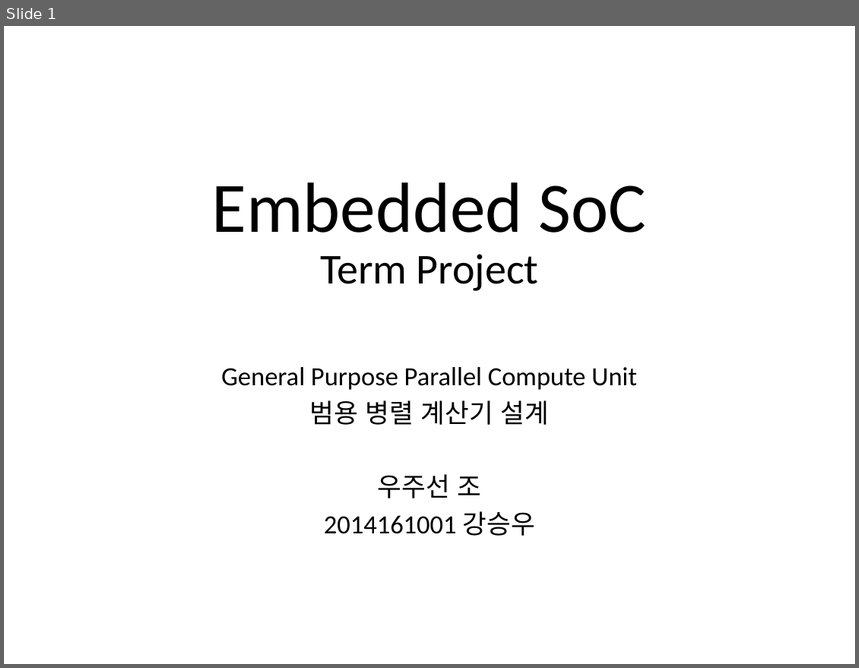
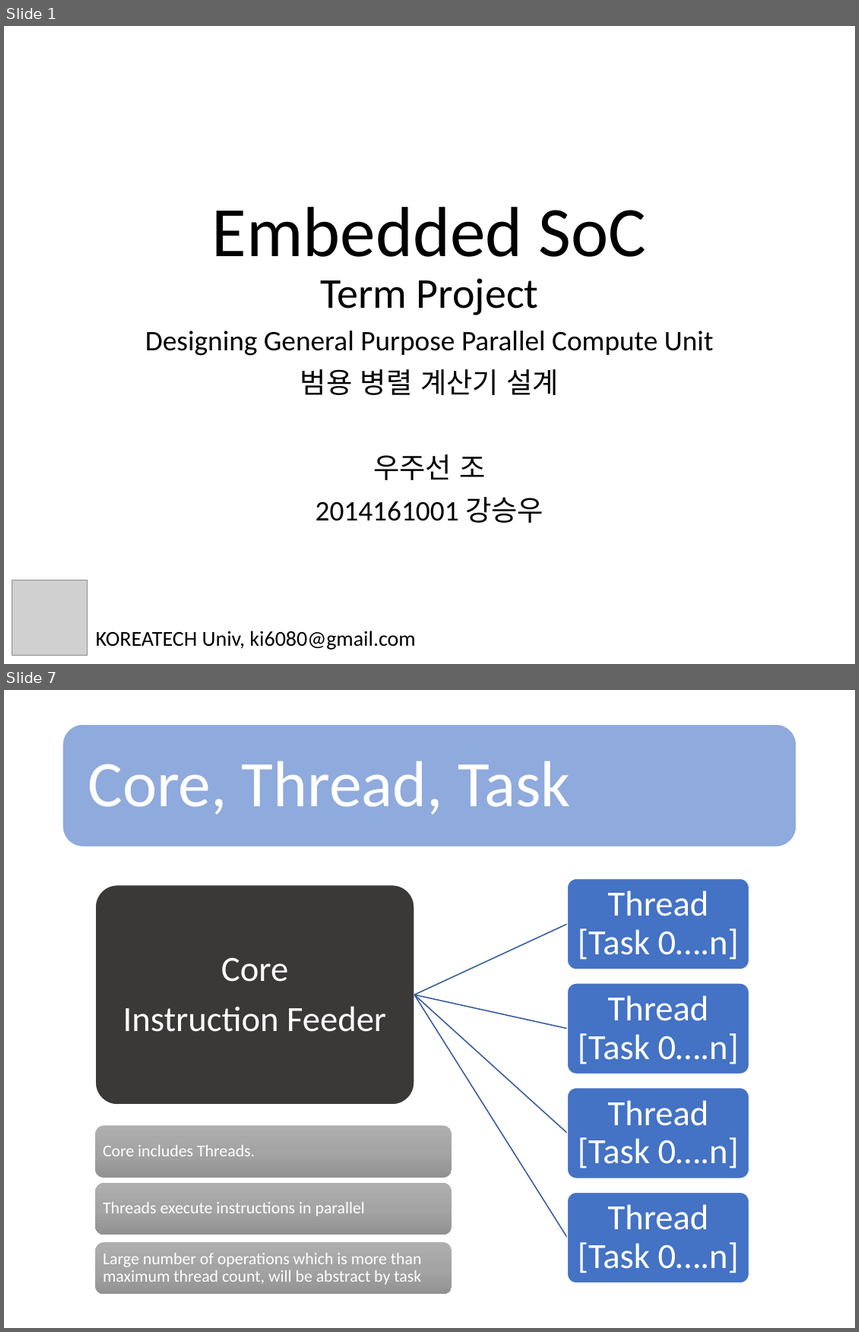
Before and after one commit to HappyNY/y3s1_socterm, a slide deck: docs/term_mid_우주선.pptx. Shown one above the other, each under a label of ours: slide 1 before the commit, slides 1 and 7 after it; the slides between them are not shown. The pictures are 859x668 and 859x1332 pixels, drawn with LibreOffice and Linux fonts; fonts in the diff are those of the drawing; grey boxes stand for pictures. Boxes give left, top, right and bottom in pixels: in the first picture for what was removed or moved away, otherwise in the second. Text is boxed around its words. In the diff, an @@ line names an element or a change of style, - is before the commit and + after.

Commit message:
Finish midterm report
- And some references for fixed point unit

```diff
--- a/docs/term_mid_우주선.pptx
+++ b/docs/term_mid_우주선.pptx
@@ slide 7 added at (x1=4, y1=690, x2=855, y2=1328), background #FFFFFF @@
@@ rounded rectangle added at (x1=63, y1=724, x2=797, y2=847), fill #8FAADC, outline #FFFFFF 1 pt @@
@@ text added at (x1=88, y1=761, x2=570, y2=815), 55 pt, text #FFFFFF @@
+Core, Thread, Task
@@ group added at (x1=95, y1=879, x2=750, y2=1284): 5 rounded rectangles, 5 texts, 4 freeform shapes @@
+Core
+Instruction Feeder
+Thread
+[Task 0….n]
+Thread
+[Task 0….n]
+Thread
+[Task 0….n]
+Thread
+[Task 0….n]
@@ group added at (x1=95, y1=1125, x2=452, y2=1294): 3 rounded rectangles, 3 texts @@
+Core includes Threads.
+Threads execute instructions in parallel
+Large number of operations which is more than maximum thread count, will be abstract by task
@@ slide 1 changed as well @@
@@ title "Embedded SoC Term Project" moved from (x1=212, y1=183, x2=647, y2=291) to (x1=212, y1=207, x2=647, y2=316) @@
@@ subtitle "Designing General Purpose Parallel Compute ..." moved from (x1=221, y1=367, x2=637, y2=536) to (x1=145, y1=331, x2=714, y2=523) @@
@@ subtitle at (x1=145, y1=331, x2=714, y2=356): text changed; size 22.2 to 24 pt @@
-General Purpose Parallel Compute Unit
+Designing General Purpose Parallel Compute Unit
@@ subtitle at (x1=300, y1=370, x2=560, y2=523): size 22.2 to 24 pt in "범용 병렬 계산기 설계", "우주선 조", "2014161001 강승우"; line spacing 0.8 to 0.9 @@
@@ picture added at (x1=12, y1=580, x2=88, y2=656) @@
@@ text added at (x1=96, y1=631, x2=415, y2=650), 18 pt, text #000000 @@
+KOREATECH Univ, ki6080@gmail.com
```
Also in this commit, not shown: 4 other slides changed, 11 other slides added, 3 slides removed, 10 other files.
